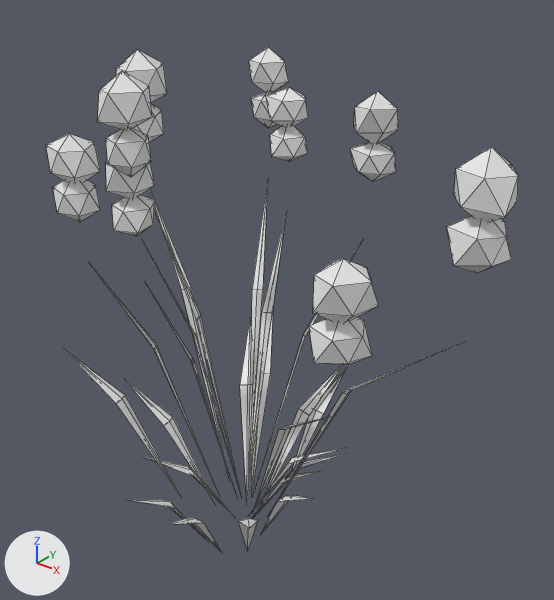
The Blender file assets/blender/src/lavender_31.blend, before and after one commit.
Both versions are drawn from a camera (50 mm lens) standing at (0.524, -0.589, 0.716) and looking at (0.036, 0.02, 0.338). Arrows for +X, +Y and +Z are at lower left; the lights stay in place. The picture after the commit comes second. Mesh edges are drawn as thin lines.

Objects in the first picture: 'blades', 'spikes', 'stems'.
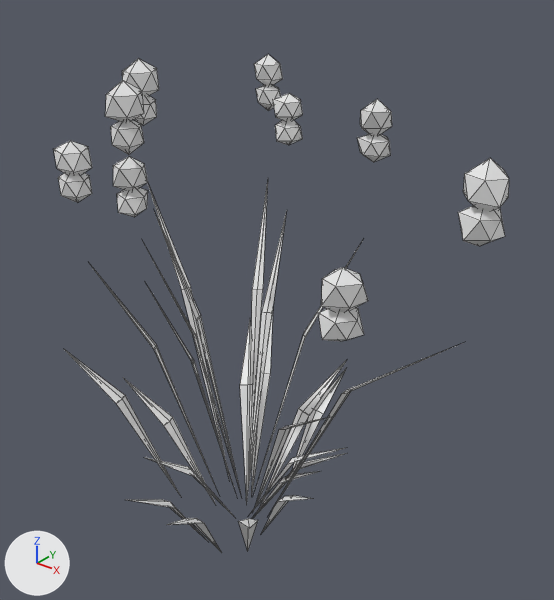
Diff of the bpy script that builds the scene:
```diff
--- a/assets/blender/src/lavender_31.blend.py
+++ b/assets/blender/src/lavender_31.blend.py
@@ me_spikes @@
 # used by ob_spikes; location = (0.0, 0.0, 0.0)
-me_spikes.from_pydata(...)  # 240 vertices, 400 faces; spans x -0.249..0.33, y -0.174..0.201, z 0.405..0.604
+me_spikes.from_pydata(...)  # 240 vertices, 400 faces; spans x -0.241..0.324, y -0.167..0.194, z 0.426..0.596
+# me_spikes part 1: the loose piece of 12 vertices spanning x -0.098..-0.045, y -0.113..-0.06, z 0.461..0.515 is scaled about its middle by 0.714
+# me_spikes part 2: the loose piece of 12 vertices spanning x -0.095..-0.045, y -0.109..-0.063, z 0.421..0.47 is scaled about its middle by 0.72, then moved by (0.0, 0.0, 0.015)
+# me_spikes part 3: the loose piece of 12 vertices spanning x -0.127..-0.076, y 0.153..0.201, z 0.526..0.583 is scaled about its middle by 0.714, then moved by (-0.001, 0.0, 0.0)
+# me_spikes part 4: the loose piece of 12 vertices spanning x -0.123..-0.079, y 0.154..0.197, z 0.483..0.532 is scaled about its middle by 0.72, then moved by (-0.001, 0.0, 0.016)
+# me_spikes part 5: the loose piece of 12 vertices spanning x 0.282..0.33, y -0.099..-0.054, z 0.519..0.577 is scaled about its middle by 0.714
+# me_spikes part 6: the loose piece of 12 vertices spanning x 0.286..0.327, y -0.1..-0.053, z 0.479..0.53 is scaled about its middle by 0.72, then moved by (0.0, 0.0, 0.015)
+# me_spikes part 7: the loose piece of 12 vertices spanning x -0.088..-0.036, y 0.139..0.188, z 0.49..0.541 is scaled about its middle by 0.714
+# me_spikes part 8: the loose piece of 12 vertices spanning x -0.086..-0.036, y 0.141..0.187, z 0.449..0.501 is scaled about its middle by 0.72, then moved by (0.0, 0.0, 0.014)
+# me_spikes part 9: the loose piece of 12 vertices spanning x -0.075..-0.024, y -0.129..-0.076, z 0.539..0.596 is scaled about its middle by 0.714, then moved by (-0.001, 0.0, 0.0)
+# me_spikes part 10: the loose piece of 12 vertices spanning x -0.074..-0.027, y -0.123..-0.081, z 0.493..0.544 is scaled about its middle by 0.72, then moved by (0.0, 0.0, 0.016)
+# me_spikes part 11: the loose piece of 12 vertices spanning x -0.164..-0.118, y -0.128..-0.078, z 0.466..0.524 is scaled about its middle by 0.714, then moved by (0.0, 0.0, 0.001)
+# me_spikes part 12: the loose piece of 12 vertices spanning x -0.162..-0.118, y -0.126..-0.08, z 0.426..0.481 is scaled about its middle by 0.72, then moved by (0.0, 0.0, 0.015)
+# me_spikes part 13: the loose piece of 12 vertices spanning x 0.21..0.259, y -0.174..-0.122, z 0.44..0.496 is scaled about its middle by 0.714, then moved by (0.0, 0.0, 0.001)
+# me_spikes part 14: the loose piece of 12 vertices spanning x 0.211..0.254, y -0.172..-0.125, z 0.405..0.451 is scaled about its middle by 0.72, then moved by (0.0, 0.0, 0.015)
+# me_spikes part 15: the loose piece of 12 vertices spanning x -0.123..-0.071, y -0.066..-0.013, z 0.546..0.604 is scaled about its middle by 0.714
+# me_spikes part 16: the loose piece of 12 vertices spanning x -0.123..-0.078, y -0.063..-0.018, z 0.505..0.556 is scaled about its middle by 0.72, then moved by (0.001, 0.0, 0.015)
+# me_spikes part 17: the loose piece of 12 vertices spanning x 0.078..0.13, y 0.071..0.12, z 0.509..0.566 is scaled about its middle by 0.714, then moved by (0.0, 0.001, 0.0)
+# me_spikes part 18: the loose piece of 12 vertices spanning x 0.081..0.13, y 0.079..0.12, z 0.47..0.516 is scaled about its middle by 0.72, then moved by (0.0, 0.0, 0.015)
+# other edits to the shape of me_spikes do not show in these pictures
```

Changed parts and their boxes (x1, y1, x2, y2) in the pictures (554 x 600 px; the box of a moved part takes in the faces that stretch with it):
'spikes', reshaped (10% shorter): before (46, 47, 518, 365); after (54, 54, 509, 341)
part 1 of me_spikes, moved or reshaped: before (106, 161, 155, 198); after (113, 157, 148, 191)
part 2 of me_spikes, moved or reshaped: before (112, 195, 155, 236); after (117, 188, 148, 217)
part 3 of me_spikes, moved or reshaped: before (249, 47, 289, 92); after (254, 54, 283, 85)
part 4 of me_spikes, moved or reshaped: before (251, 92, 276, 128); after (256, 85, 281, 111)
part 5 of me_spikes, moved or reshaped: before (454, 147, 518, 222); after (463, 158, 509, 211)
part 6 of me_spikes, moved or reshaped: before (447, 216, 511, 273); after (458, 205, 505, 246)
part 7 of me_spikes, moved or reshaped: before (266, 88, 308, 127); after (273, 93, 303, 121)
part 8 of me_spikes, moved or reshaped: before (270, 126, 308, 162); after (275, 120, 303, 145)
part 9 of me_spikes, moved or reshaped: before (97, 71, 152, 130); after (105, 80, 144, 122)
part 10 of me_spikes, moved or reshaped: before (106, 129, 152, 177); after (111, 120, 144, 154)
part 11 of me_spikes, moved or reshaped: before (46, 134, 100, 184); after (54, 141, 92, 176)
part 12 of me_spikes, moved or reshaped: before (53, 180, 100, 222); after (58, 173, 92, 203)
part 13 of me_spikes, moved or reshaped: before (313, 259, 379, 323); after (321, 267, 368, 313)
part 14 of me_spikes, moved or reshaped: before (309, 317, 372, 365); after (318, 308, 364, 341)
part 15 of me_spikes, moved or reshaped: before (116, 50, 167, 102); after (123, 59, 159, 96)
part 16 of me_spikes, moved or reshaped: before (132, 104, 164, 143); after (133, 96, 157, 125)
part 17 of me_spikes, moved or reshaped: before (354, 91, 398, 144); after (360, 99, 392, 136)
part 18 of me_spikes, moved or reshaped: before (350, 142, 396, 182); after (357, 134, 391, 162)
